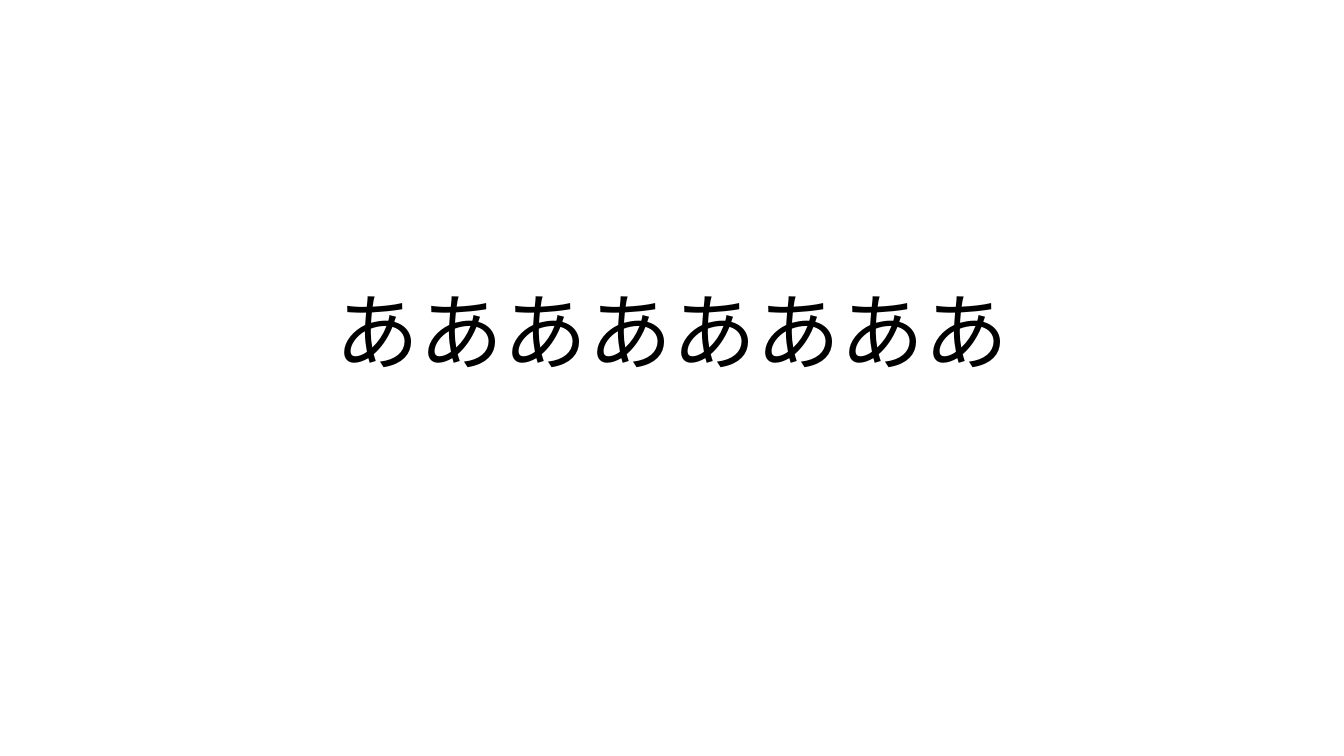
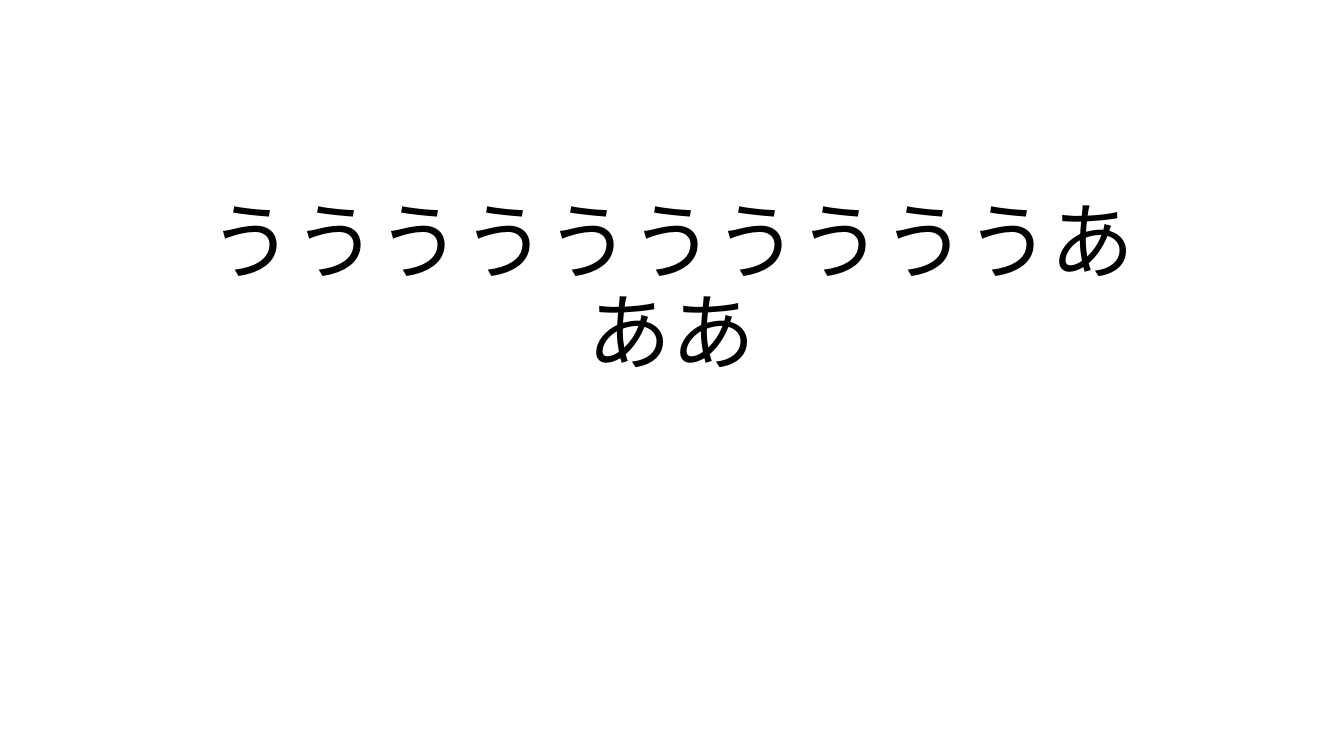
Before and after one commit to chantety/-1-, a slide deck: slide 1 of team1.pptx. Drawn at 1344x756 pixels with LibreOffice and Linux fonts; fonts in the diff are those of the drawing. Boxes give left, top, right and bottom in pixels: in the first picture for what was removed or moved away, otherwise in the second. Text is boxed around its words. In the diff, an @@ line names an element or a change of style, - is before the commit and + after.

Commit message:
first commit

```diff
--- a/team1.pptx
+++ b/team1.pptx
@@ title at <box>210,205,1134,367</box>: text changed @@
-ああああああああ
+ううううううううううあああ
```
